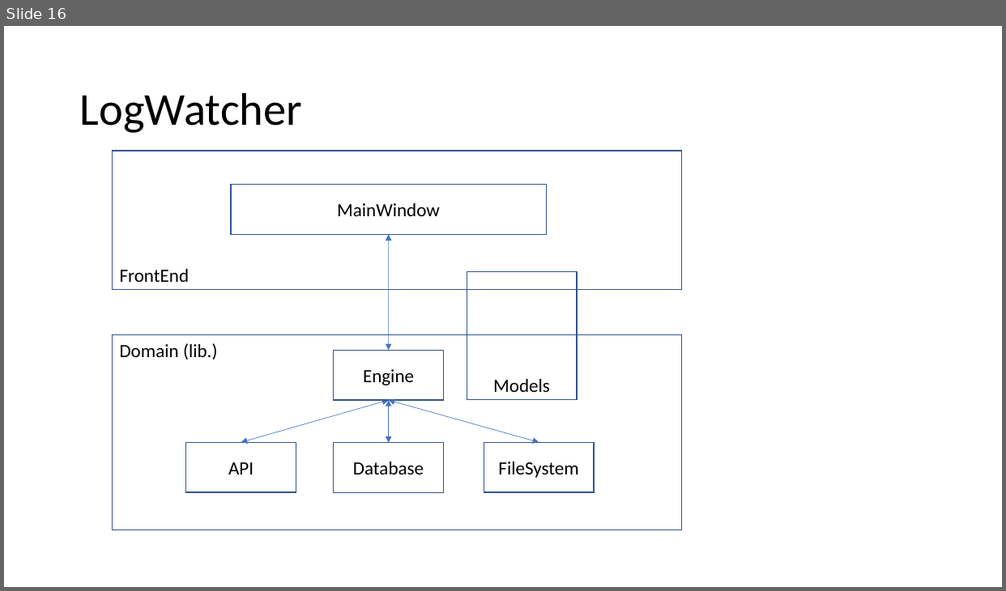
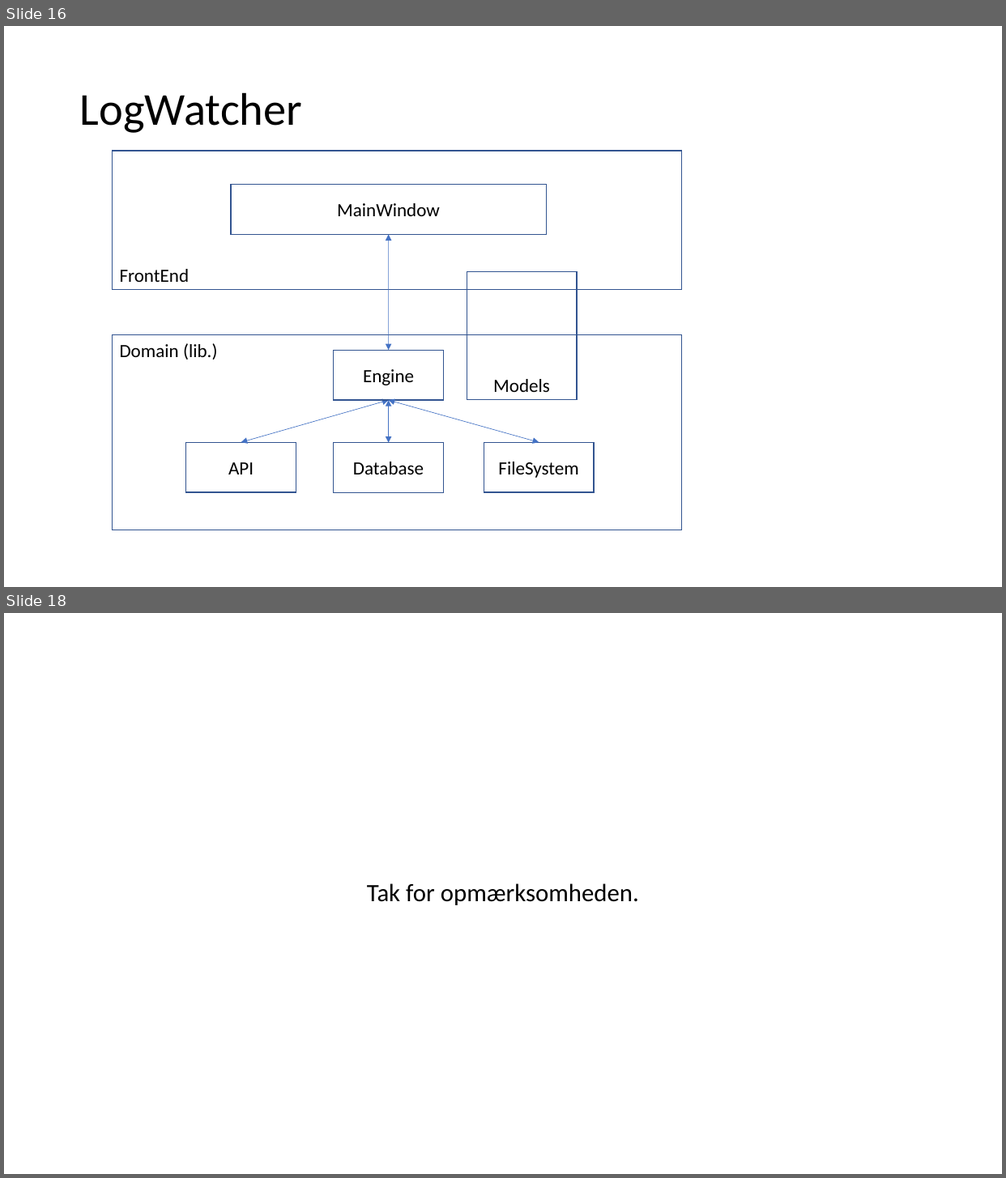
Before and after one commit to FaderVader/CPH_Afgangsprojekt_2022, a slide deck: LogSearcher.pptx. Shown one above the other, each under a label of ours: slide 16 before the commit, slides 16 and 18 after it; the slides between them are not shown. The pictures are 1006x591 and 1006x1178 pixels, drawn with LibreOffice and Linux fonts; fonts in the diff are those of the drawing. Boxes give left, top, right and bottom in pixels: in the first picture for what was removed or moved away, otherwise in the second. Text is boxed around its words. In the diff, an @@ line names an element or a change of style, - is before the commit and + after.

```diff
--- a/LogSearcher.pptx
+++ b/LogSearcher.pptx
@@ slide 18 added at <box>4,613,1002,1174</box>, background #FFFFFF @@
@@ title added at <box>367,884,639,905</box>, 24 pt, text #000000 @@
+Tak for opmærksomheden.
```
Also in this commit, not shown: 3 slides changed.
